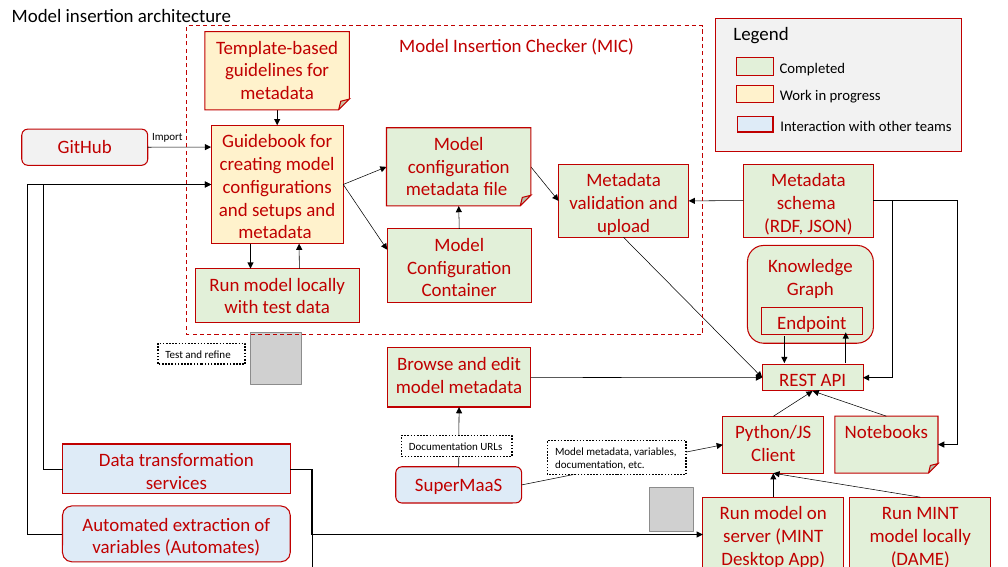
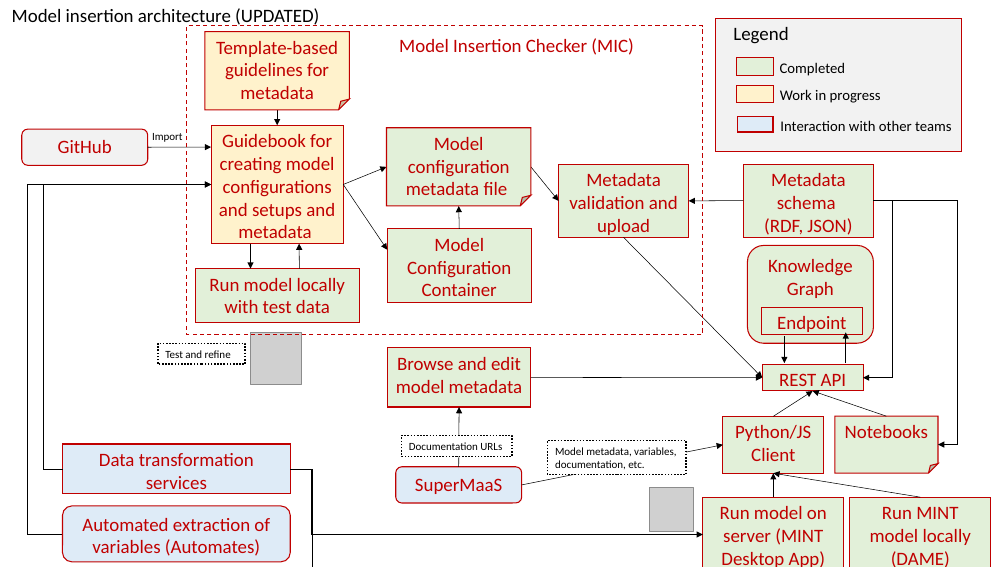
Before and after one commit to mintproject/MINT_USERGUIDE, a slide deck: slide 2 of docs/figures/ModelCatalogInsertion.pptx. Drawn at 1008x567 pixels with LibreOffice and Linux fonts; fonts in the diff are those of the drawing; grey boxes stand for pictures. Boxes give left, top, right and bottom in pixels: in the first picture for what was removed or moved away, otherwise in the second. Text is boxed around its words. In the diff, an @@ line names an element or a change of style, - is before the commit and + after.

```diff
--- a/docs/figures/ModelCatalogInsertion.pptx
+++ b/docs/figures/ModelCatalogInsertion.pptx
@@ text at (x1=12, y1=8, x2=319, y2=28): text changed @@
-Model insertion architecture
+Model insertion architecture (UPDATED)
```
